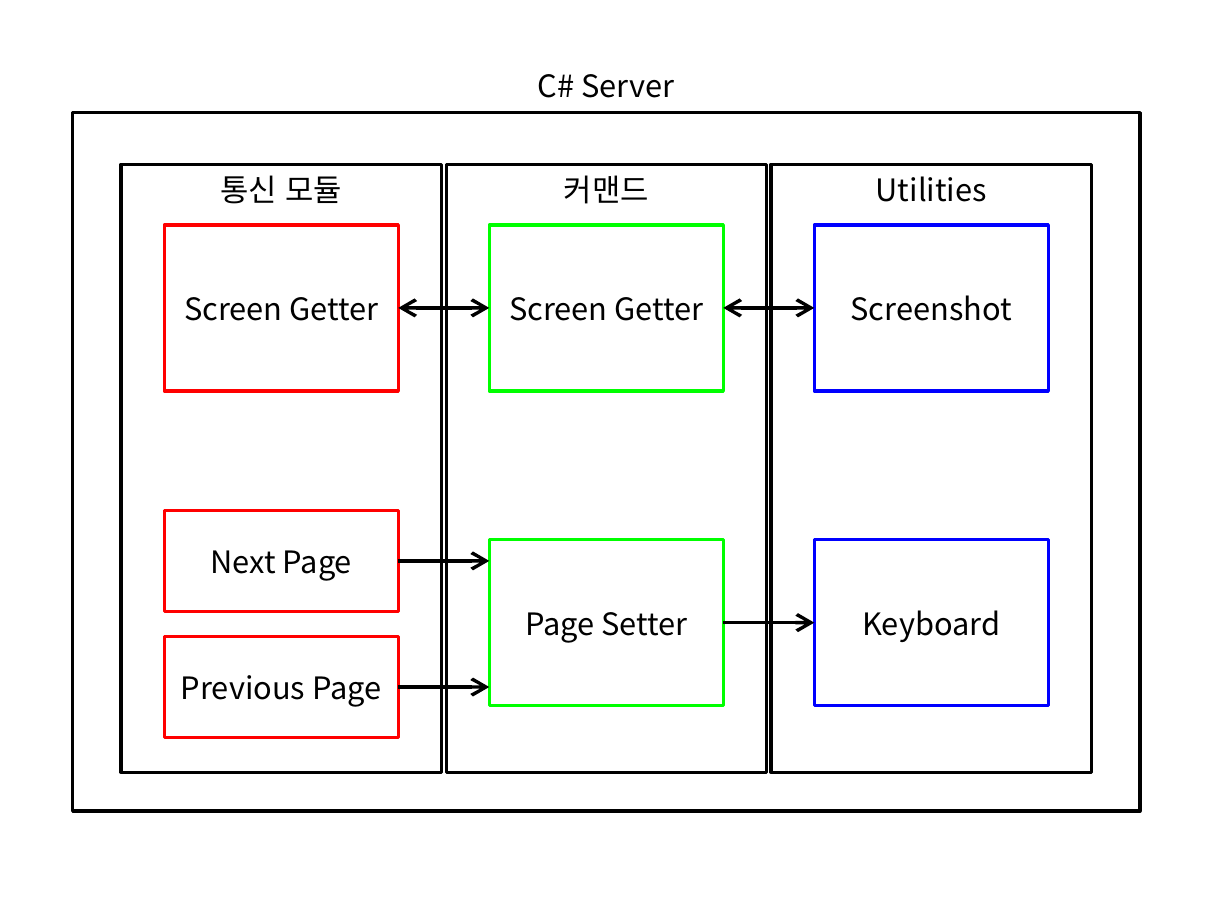
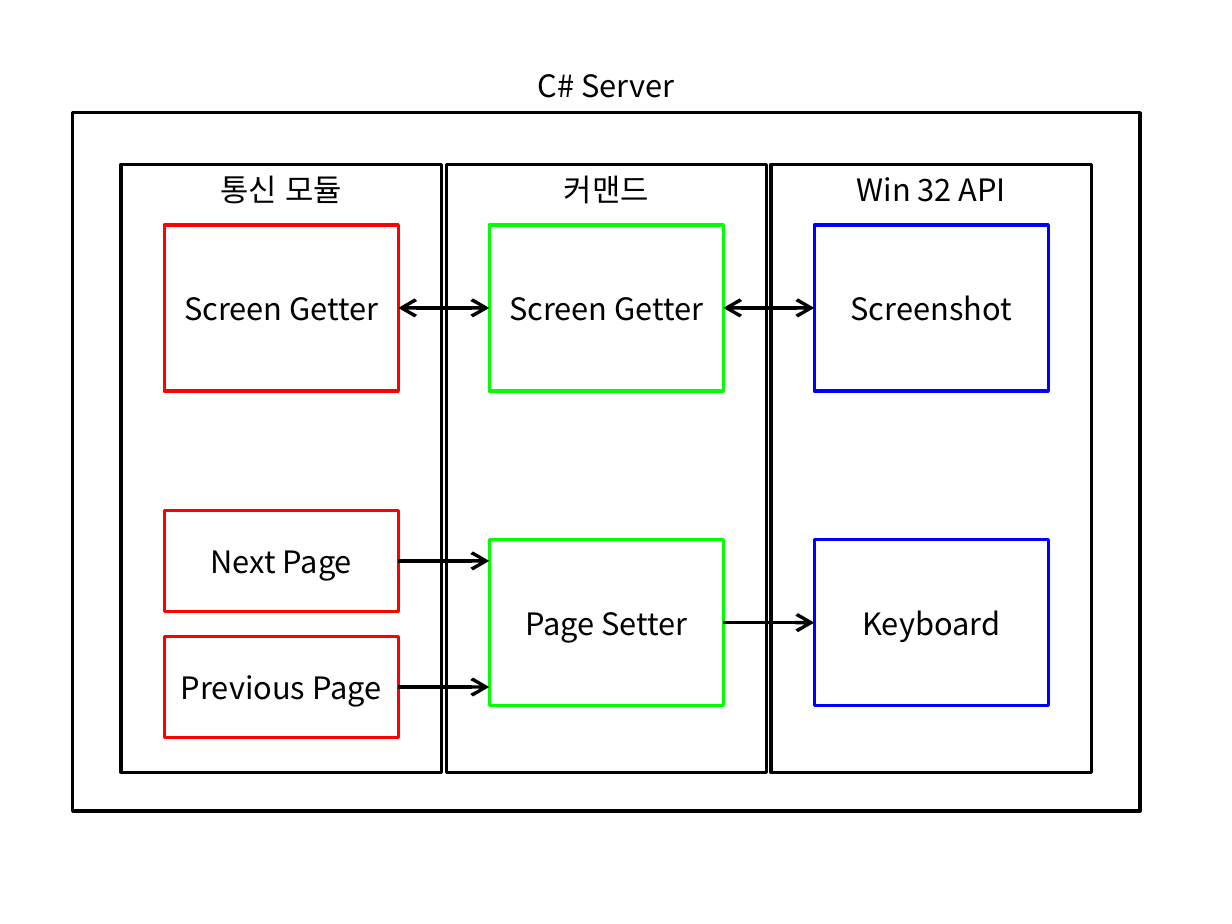
Before and after one commit to uhm0311/PPT-Remote-Viewer, a slide deck: slide 5 of 문서/개요.pptx. Drawn at 1232x924 pixels with LibreOffice and Linux fonts; fonts in the diff are those of the drawing. Boxes give left, top, right and bottom in pixels: in the first picture for what was removed or moved away, otherwise in the second. Text is boxed around its words. In the diff, an @@ line names an element or a change of style, - is before the commit and + after.

```diff
--- a/문서/개요.pptx
+++ b/문서/개요.pptx
@@ text in rectangle at (x1=857, y1=177, x2=1006, y2=202): text changed @@
-Utilities
+Win 32 API
```
Also in this commit, not shown: 1 other slide changed, 15 other files.
